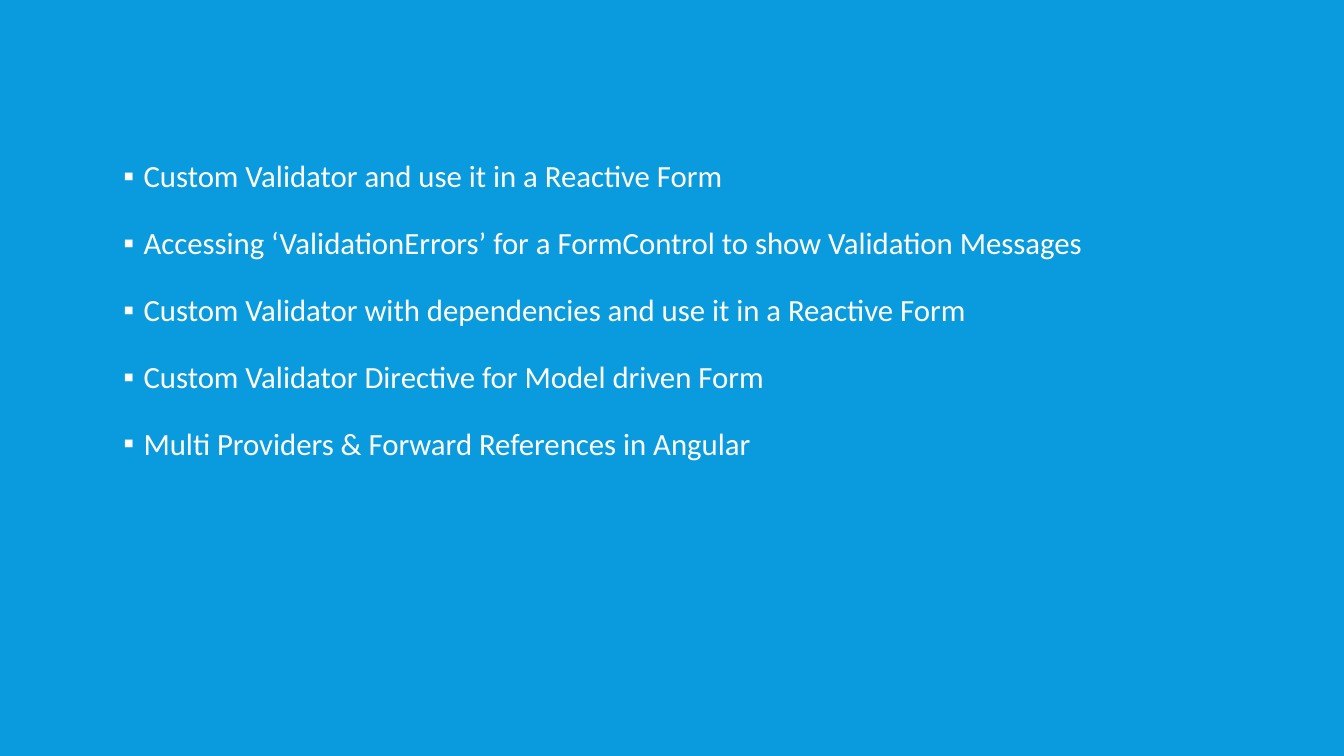
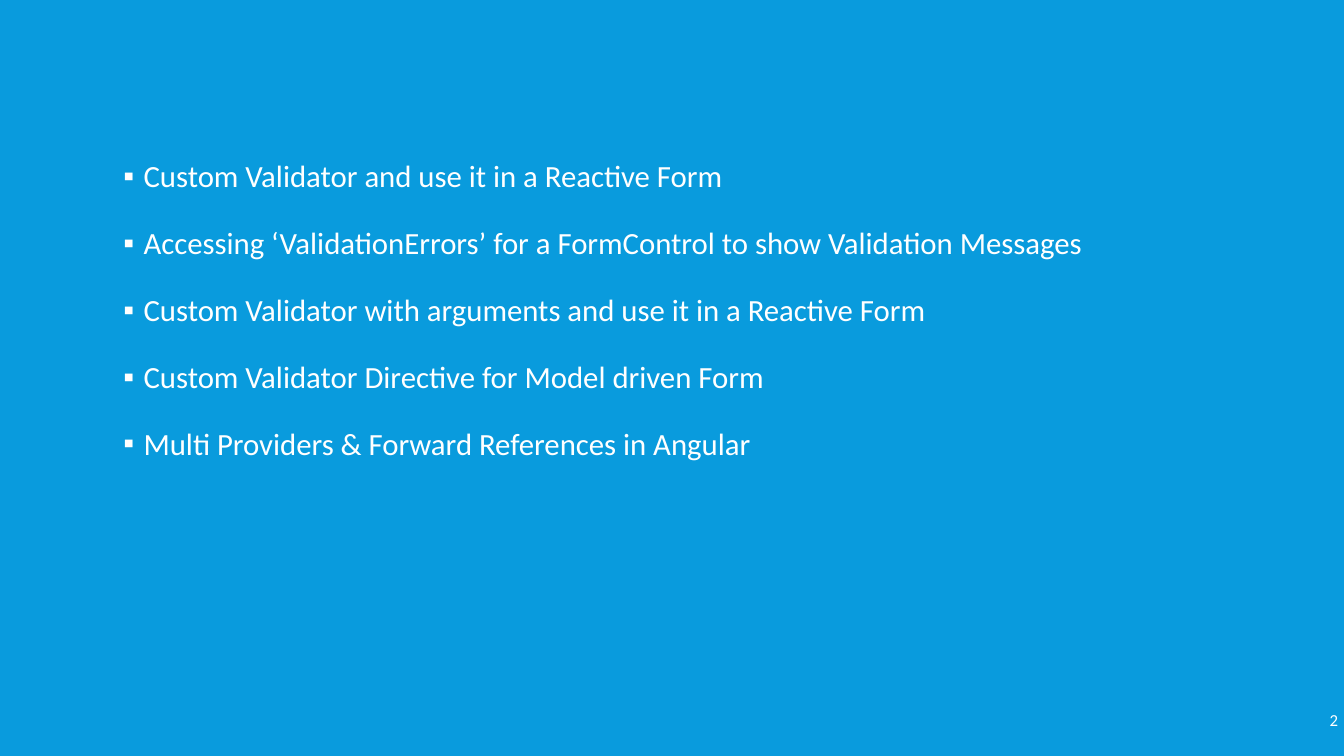
Before and after one commit to timmyktom/angular_validator_directive, a slide deck: slide 2 of Custom Validator & Directive.pptx (slide 3 before the commit). Drawn at 1344x756 pixels with LibreOffice and Linux fonts; fonts in the diff are those of the drawing. Boxes give left, top, right and bottom in pixels: in the first picture for what was removed or moved away, otherwise in the second. Text is boxed around its words. In the diff, an @@ line names an element or a change of style, - is before the commit and + after.

Commit message:
updated the ppt

```diff
--- a/Custom Validator & Directive.pptx
+++ b/Custom Validator & Directive.pptx
@@ text at bbox=[144, 299, 925, 327]: text changed @@
-▪ Custom Validator with dependencies and use it in a Reactive Form
+▪ Custom Validator with arguments and use it in a Reactive Form
@@ page number added at bbox=[1330, 715, 1338, 726], 12 pt, text #FFFFFF @@
+2
```
Also in this commit, not shown: 9 other slides changed, 3 slides added, 5 slides removed, 1 other file.
